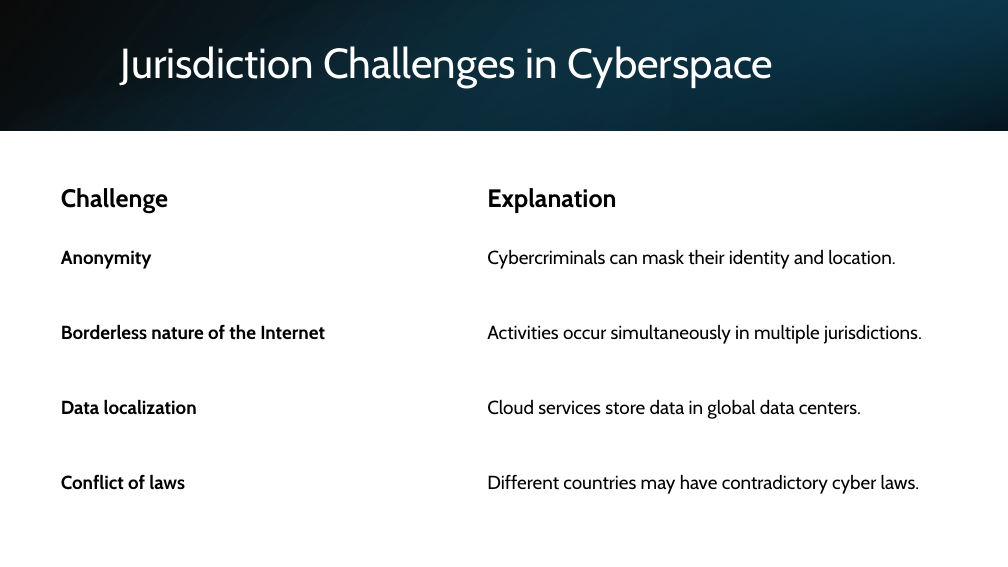
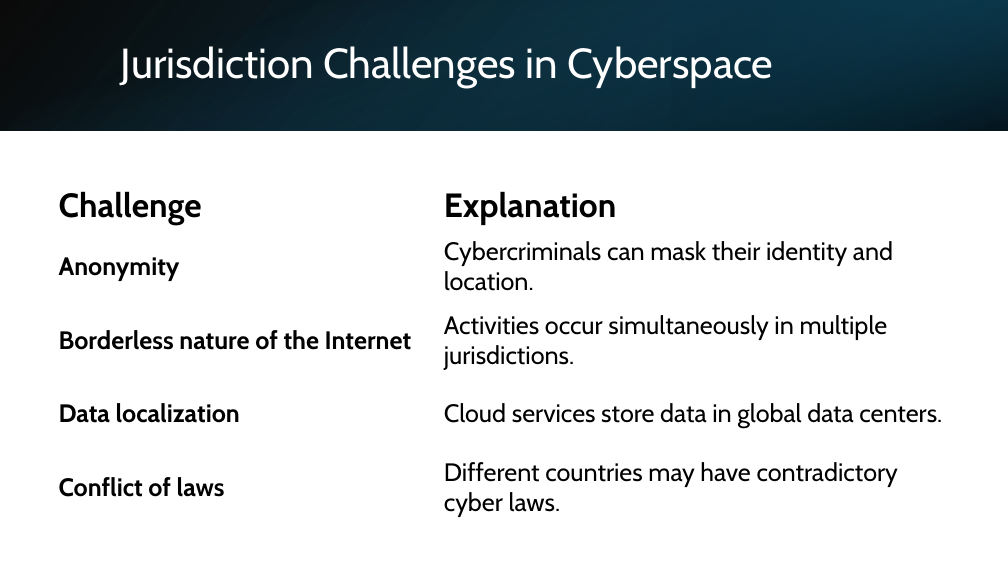
Before and after one commit to shakiliitju/M.Sc-in-ICT, a slide deck: slide 44 of Semester 2/Applied Cyber Security/Lecture/L7.pptx (slide 46 before the commit). Drawn at 1008x567 pixels with LibreOffice and Linux fonts; fonts in the diff are those of the drawing. Boxes give left, top, right and bottom in pixels: in the first picture for what was removed or moved away, otherwise in the second. Text is boxed around its words. In the diff, an @@ line names an element or a change of style, - is before the commit and + after.

```diff
--- a/Semester 2/Applied Cyber Security/Lecture/L7.pptx
+++ b/Semester 2/Applied Cyber Security/Lecture/L7.pptx
@@ table at (51, 181, 957, 524) @@
@@ size 24 to 32 pt in "Challenge", "Explanation" @@
@@ size 18 to 24 pt @@
@@ table: place and size @@
-table at (53, 176, 957, 520)
+table at (51, 181, 957, 524)
```
Also in this commit, not shown: 25 other slides changed, 2 slides removed.
